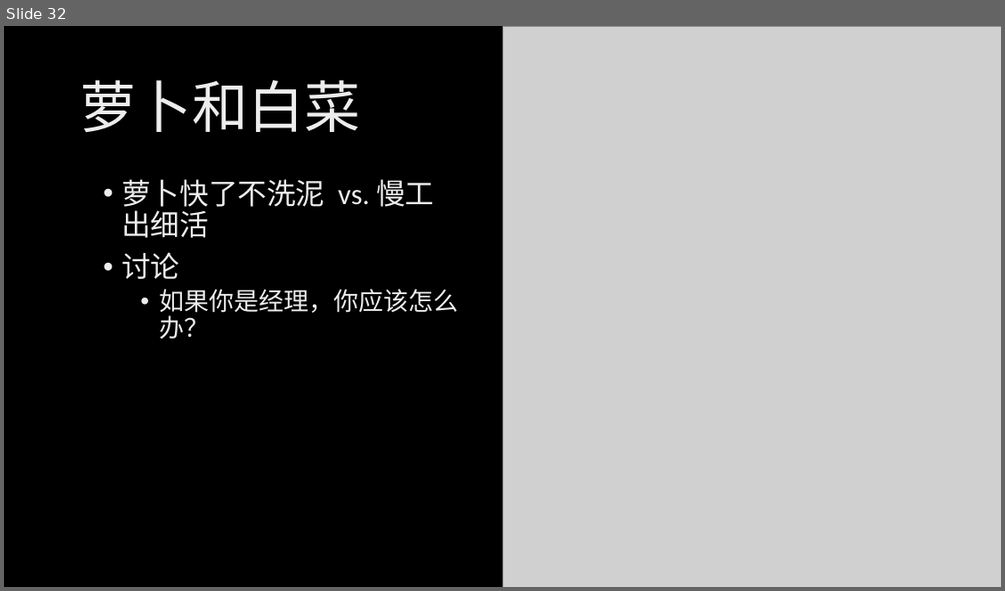
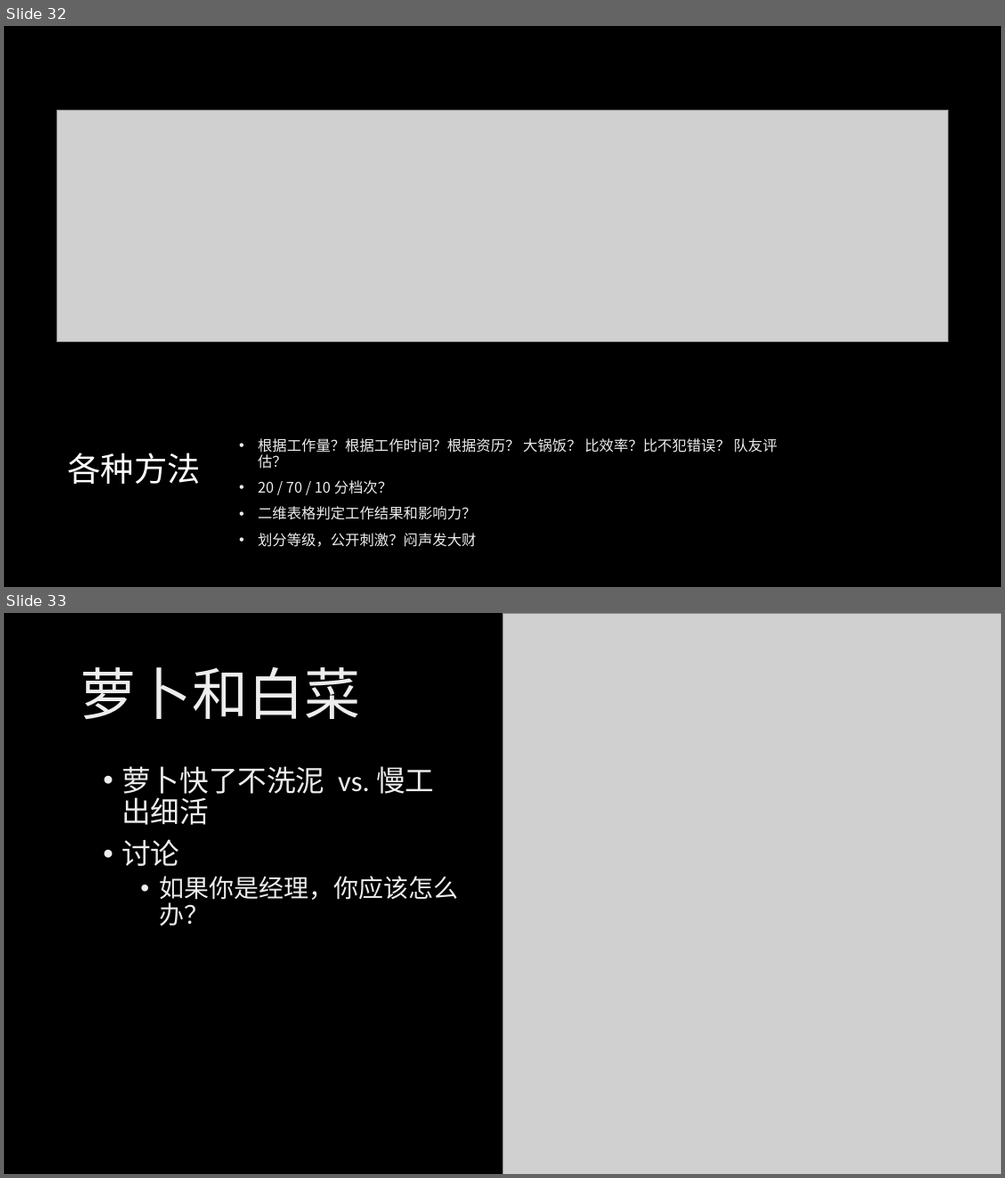
Before and after one commit to xinase/ASE, a slide deck: chapter17/ASE_17_People_Performance.pptx. Shown one above the other, each under a label of ours: slide 32 before the commit, slides 32 and 33 after it. The pictures are 1005x591 and 1005x1178 pixels, drawn with LibreOffice and Linux fonts; fonts in the diff are those of the drawing; grey boxes stand for pictures; background and template pictures are left out. Boxes give left, top, right and bottom in pixels: in the first picture for what was removed or moved away, otherwise in the second. Text is boxed around its words. In the diff, an @@ line names an element or a change of style, - is before the commit and + after.

```diff
--- a/chapter17/ASE_17_People_Performance.pptx
+++ b/chapter17/ASE_17_People_Performance.pptx
@@ slide 32 added at (4, 26, 1001, 587), background picture (left out) @@
@@ rectangle added at (4, 26, 1001, 400), fill #000000 at 10% opacity @@
@@ picture added at (57, 110, 948, 342) @@
@@ rectangle added at (4, 400, 1001, 587), fill #000000 @@
@@ title added at (67, 452, 200, 483), 32 pt, text #FFFFFF @@
+各种方法
@@ text added at (258, 438, 777, 547), 14 pt, text gradient #BFBFBF to #EDEDED to #FFFFFF @@
+• 根据工作量？根据工作时间？根据资历？ 大锅饭？ 比效率？比不犯错误？ 队友评估？
+• 20 / 70 / 10 分档次？
+• 二维表格判定工作结果和影响力？
+• 划分等级，公开刺激？闷声发大财
@@ what was slide 32 is now slide 33 @@
```
